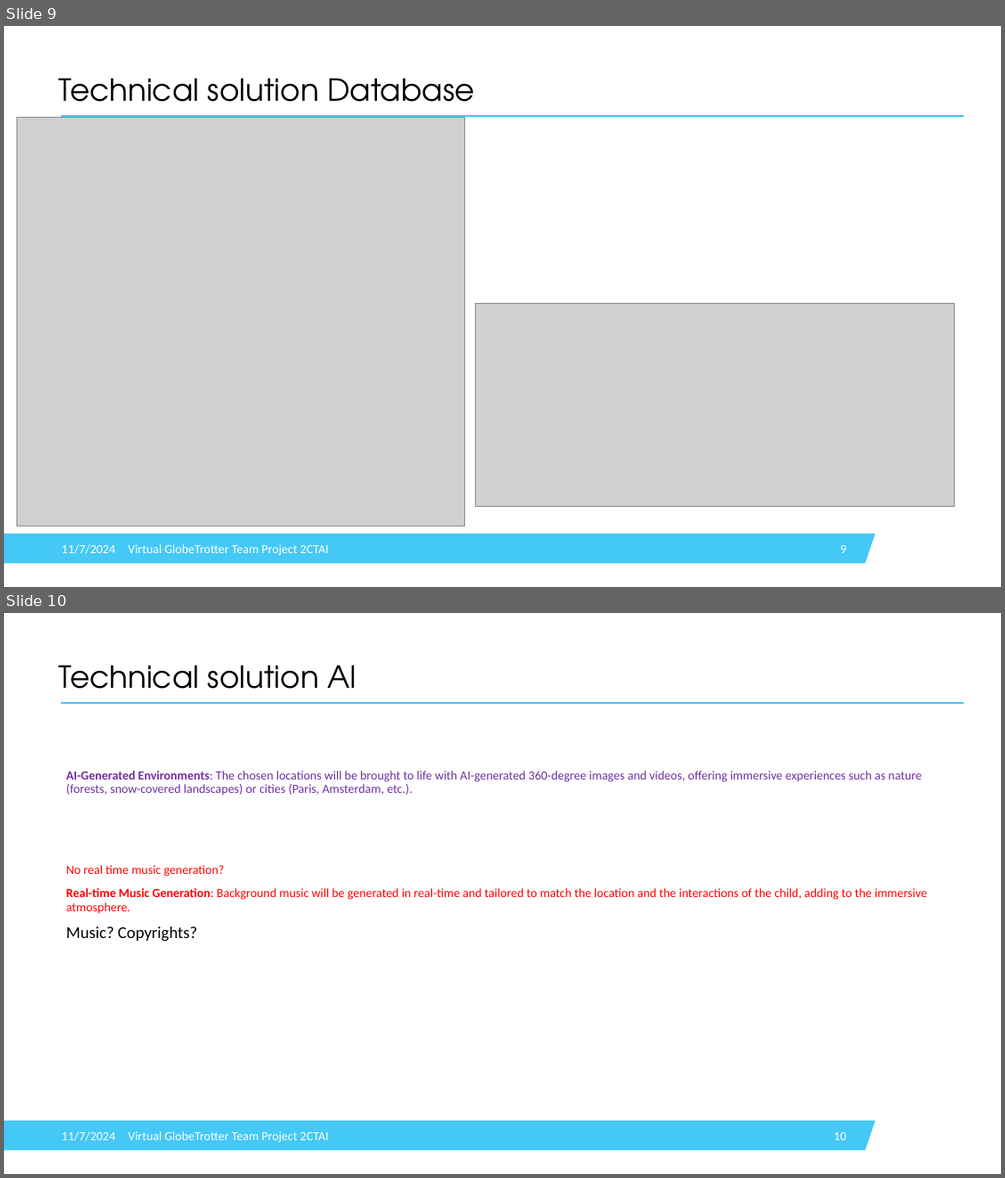
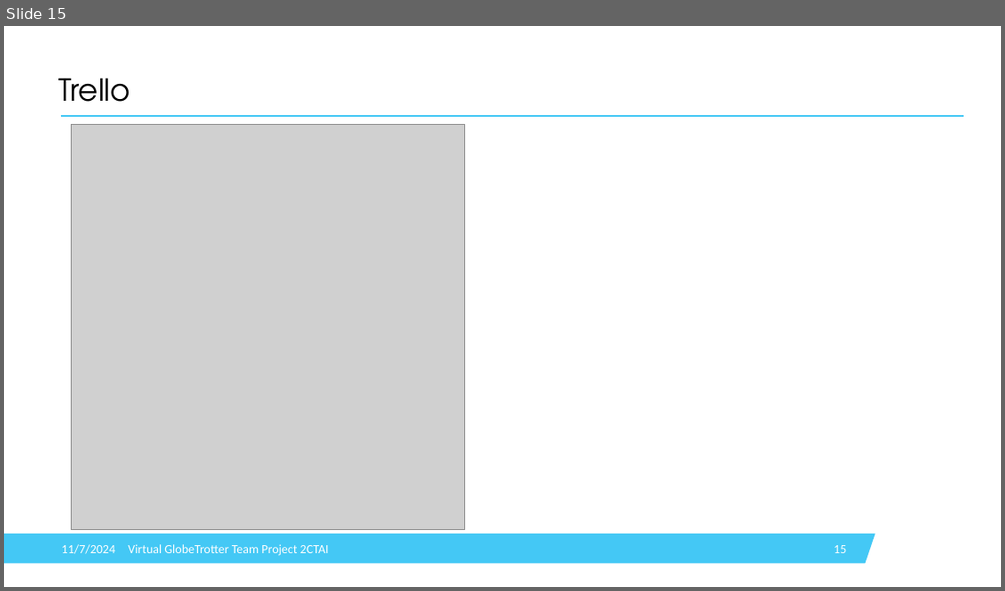
Before and after one commit to IsabelleDesle/VirtualGlobeTrotter, a slide deck: Presentation/PresentationVGT.pptx. Shown one above the other, each under a label of ours: slides 9 and 10 before the commit, slide 15 after it. The pictures are 1005x1178 and 1005x591 pixels, drawn with LibreOffice and Linux fonts; fonts in the diff are those of the drawing; grey boxes stand for pictures; background and template pictures are left out. Boxes give left, top, right and bottom in pixels: in the first picture for what was removed or moved away, otherwise in the second. Text is boxed around its words. In the diff, an @@ line names an element or a change of style, - is before the commit and + after.

```diff
--- a/Presentation/PresentationVGT.pptx
+++ b/Presentation/PresentationVGT.pptx
@@ slide 10 removed at (x1=4, y1=613, x2=1001, y2=1174), background #FFFFFF; not listed: 2 template elements that a slide beside it also shows @@
@@ title removed at (x1=58, y1=665, x2=356, y2=703) @@
-Technical solution AI
@@ text removed at (x1=66, y1=771, x2=927, y2=941) @@
-AI-Generated Environments: The chosen locations will be brought to life with AI-generated 360-degree images and videos, offering immersive experiences such as nature (forests, snow-covered landscapes) or cities (Paris, Amsterdam, etc.).
-No real time music generation?
-Real-time Music Generation: Background music will be generated in real-time and tailored to match the location and the interactions of the child, adding to the immersive atmosphere.
-Music? Copyrights?
@@ text removed at (x1=62, y1=1131, x2=115, y2=1141) @@
-11/7/2024
@@ text removed at (x1=128, y1=1131, x2=329, y2=1143) @@
-Virtual GlobeTrotter Team Project 2CTAI
@@ page number removed at (x1=833, y1=1132, x2=846, y2=1140) @@
-10
@@ what was slide 9 is now slide 15 @@
@@ slide 15 changed as well @@
@@ title at (x1=58, y1=78, x2=130, y2=116): text changed @@
-Technical solution Database
+Trello
@@ picture resized from (x1=16, y1=117, x2=464, y2=525) to (x1=72, y1=125, x2=464, y2=530) @@
@@ picture removed at (x1=475, y1=303, x2=954, y2=506) @@
@@ page number at (x1=833, y1=545, x2=846, y2=553): text changed @@
-9
+15
```
Also in this commit, not shown: 11 other slides changed, 3 slides added, 1 other slide removed, 6 other files.
